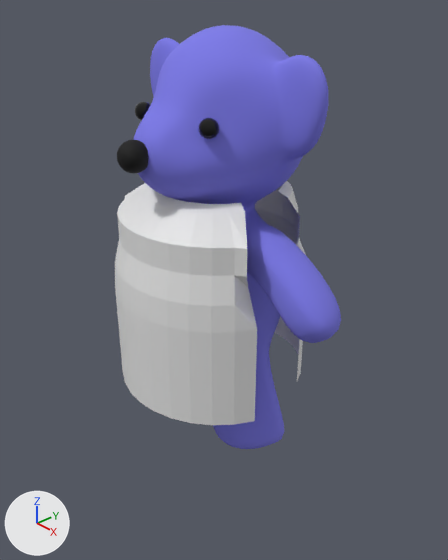
What one commit did to the Blender file assets/nounours.blend.
Camera for both pictures: a 50 mm lens placed at (7.79, -7.16, 4.89), pointed at (0.38, -0.43, -0.2). Arrows for +X, +Y and +Z are at lower left; the lights stay in place.

In view in the first picture: 'Cylinder', 'Nez', 'Nounours'.
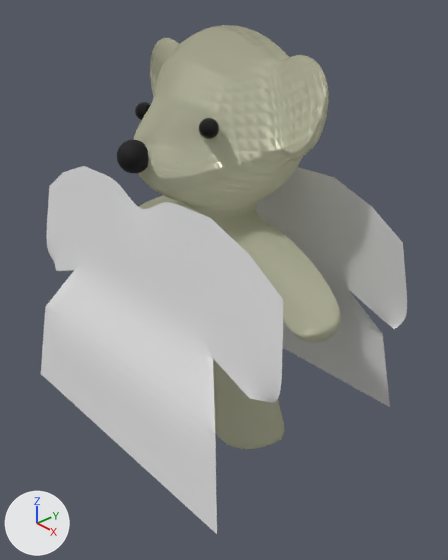
Edits to the bpy script that builds the scene:
```text
Add mat_poils:
    mat_poils = bpy.data.materials.new('Poils')
    mat_poils.use_nodes = True; mat_poils.node_tree.nodes.clear()
    _N = mat_poils.node_tree.nodes; _L = mat_poils.node_tree.links
    n0 = _N.new('ShaderNodeOutputMaterial'); n0.name = 'Material Output'
    n1 = _N.new('ShaderNodeBsdfHair'); n1.name = 'Hair BSDF'
    n1.inputs[0].default_value = (0.799, 0.8, 0.61, 1.0)  # 'Color', white #e7e7cd
    n1.inputs[2].default_value = 0.8  # 'RoughnessU'
    _L.new(n1.outputs[0], n0.inputs[0])  # 'BSDF' to 'Surface'
Change me_cube:
    where me_cube.from_pydata(...)  # 268 vertices, 266 faces; spans x -3.29..3.29, y -2.3..1.6, z -4.04..4.59
    remove me_cube.materials.append(mat_corps)  # blue #7c7ae7
    add me_cube.materials.append(mat_poils)
Add me_cube_001:
    me_cube_001.from_pydata(...)  # 130 vertices, 96 faces, 18 loose edges; spans x -1.68..1.68, y -1.21..1.21, z -1.22..1.0
Remove ob_cylinder:
    ob_cylinder = bpy.data.objects.new('Cylinder', me_cylinder_002)
    ob_cylinder.location = (0.0, -0.23, -0.86)
    ob_cylinder.scale = (2.36, 2.36, 2.36)
Add ob_cube:
    ob_cube = bpy.data.objects.new('Cube', me_cube_001)
    ob_cube.location = (0.0, -0.51, -0.31)
    ob_cube.scale = (1.96, 1.87, 2.06)
    _m = ob_cube.modifiers.new('Subsurf', 'SUBSURF')
```

What differs and where, as boxes (x1, y1, x2, y2) in the pictures (448 x 560 px):
'Cube', added: after (41, 166, 407, 534)
'Nounours', recoloured (blue to white): (133, 25, 341, 449) in both
'Cylinder', deleted: before (115, 181, 306, 425)
